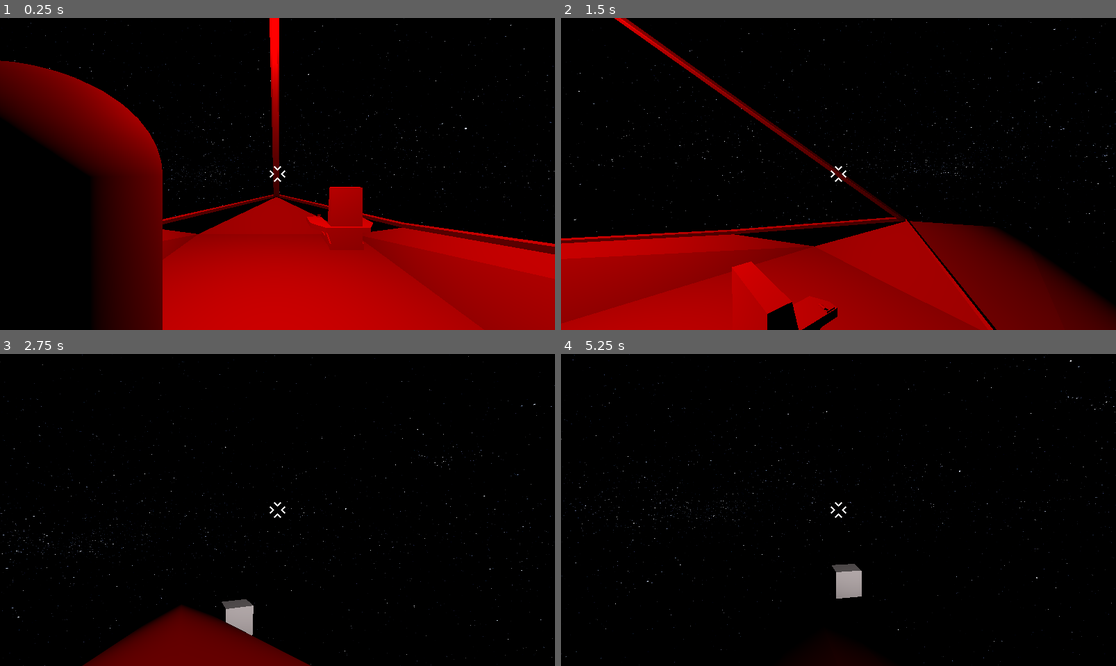
Above: before the commit, frames 1-4 (two rows, left to right).
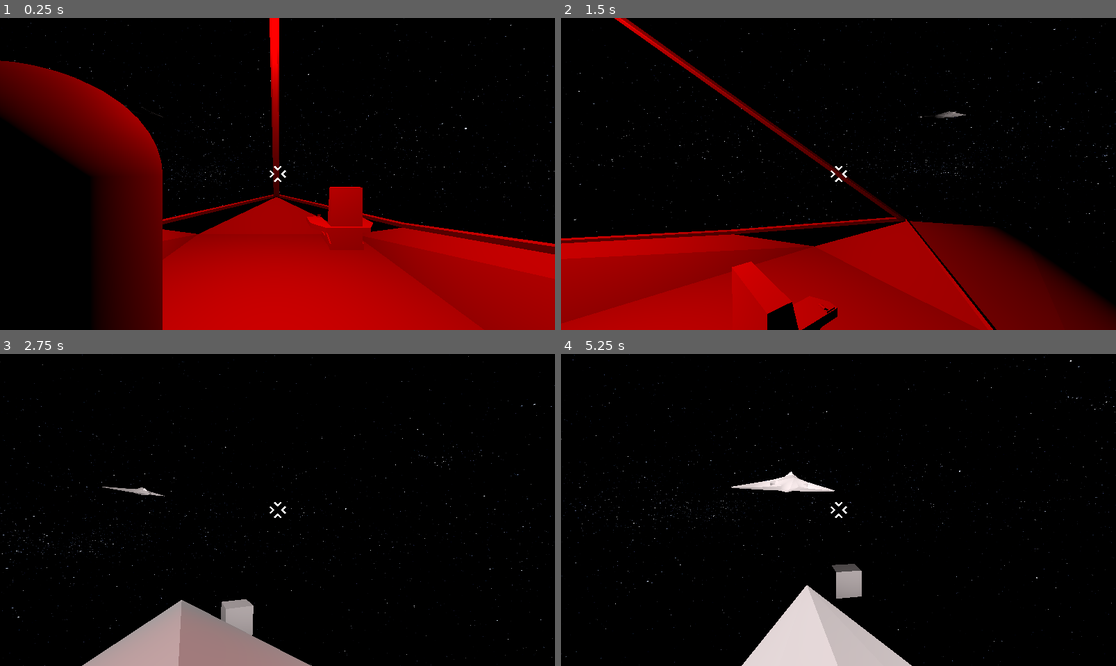
Above: after the commit, the same moments.

Repository: Greenwolf8/UntitledSpaceGame
Game: Godot game, scene res://Map.tscn
The game is run twice, just before and just after one commit, with the same random seed, the same clock (stepped at 60 frames per second) and the same inputs.
Inputs (mouse positions are in pixels of both pictures, inside the frame that each line leads up to):
- Up to frame 1 (0.25 s): no input
- Up to frame 2 (1.5 s): tap Enter at 0.5 s; move the mouse to (866, 174) at 0.52 s; hold C (camera_lock) 0.53-1.28 s; hold W (move_forward) from 0.53 s (still down); tap Space (jump) at 0.77 s; move the mouse to (810, 174) at 1.27 s; tap E (interact) at 1.35 s
- Up to frame 3 (2.75 s): keep holding W (move_forward); tap Space (jump) at 1.52 s; move the mouse to (288, 503) at 2.02 s; hold Shift (sprint) from 2.03 s (still down)
- Up to frame 4 (5.25 s): keep holding W (move_forward); move the mouse to (832, 516) at 2.77 s; release Shift (sprint) at 2.78 s; tap Alt at 2.85 s; tap Space (jump) at 3.02, 3.5, 3.77, 4.52 s; move the mouse to (877, 513) at 3.52 s; hold C (camera_lock) 3.53-4.28 s; move the mouse to (794, 506) at 4.27 s; tap E (interact) at 4.35 s; move the mouse to (844, 510) at 5.02 s; hold Shift (sprint) from 5.03 s (still down)

The runs differ from the first frame. In frame 1, less than 0.1% of the frame differs, in the area x 22-52%, y 27-53%; in frame 2, less than 0.1%; in frame 3, 4.7%, in the area x 14-57%, y 42-100%; in frame 4, 4.5%.

Commit message:
feat: Add ai ship that flies around
Added an AI ship that flies towards the player's ship and dodges the player ship right before hitting it

Diff:
--- /dev/null
+++ b/AI_Ship.tscn
@@ -0,0 +1,46 @@
+[gd_scene load_steps=3 format=3 uid="uid://db8ho13mf013k"]
+
+[ext_resource type="Script" uid="uid://dchqc2wuhpd8b" path="res://ai_ship.gd" id="1_0jbod"]
+[ext_resource type="PackedScene" uid="uid://caf4dxmt3a5uf" path="res://AVRO.VULCAN_GAME.fbx" id="2_pnxum"]
+
+[node name="Node3D" type="Node3D" groups=["player_ship"]]
+
+[node name="AI_Ship" type="CharacterBody3D" parent="." groups=["player_ship"]]
+script = ExtResource("1_0jbod")
+
+[node name="AVRO_VULCAN_GAME" parent="AI_Ship" instance=ExtResource("2_pnxum")]
+physics_interpolation_mode = 1
+transform = Transform3D(1.1924881e-08, 0, -1, 0, 1, 0, 1, 0, 1.1924881e-08, 0, 0, 0.023462296)
+
+[node name="SpotLight3D" type="SpotLight3D" parent="AI_Ship"]
+transform = Transform3D(1, 0, 5.6101932e-08, 0, 1, 0, -5.6101932e-08, 0, 1, -38.466537, 1.2, 64.63346)
+light_color = Color(1, 0.94588345, 0.94768494, 1)
+light_energy = 250.0
+spot_range = 2000.0
+spot_angle = 20.0
+spot_angle_attenuation = 0.43527067
+
+[node name="SpotLight3D2" type="SpotLight3D" parent="AI_Ship"]
+transform = Transform3D(1, 0, 5.6101932e-08, 0, 1, 0, -5.6101932e-08, 0, 1, 38.519066, 1.2, 64.642746)
+light_color = Color(1, 0.94509804, 0.9490196, 1)
+light_energy = 250.0
+spot_range = 2000.0
+spot_angle = 20.0
+spot_angle_attenuation = 0.43527508
+
+[node name="OmniLight3D2" type="OmniLight3D" parent="AI_Ship"]
+transform = Transform3D(1.2390542e-08, 0, -1, 0, 1, 0, 1, 0, 1.2390542e-08, 38.513466, 2, 64.02346)
+light_color = Color(1, 0.94509804, 0.9490196, 1)
+omni_range = 50.0
+
+[node name="OmniLight3D3" type="OmniLight3D" parent="AI_Ship"]
+transform = Transform3D(1.2390542e-08, 0, -1, 0, 1, 0, 1, 0, 1.2390542e-08, -38.466537, 2, 64.02346)
+light_color = Color(1, 0.94509804, 0.9490196, 1)
+omni_range = 50.0
+
+[node name="OmniLight3D" type="OmniLight3D" parent="AI_Ship"]
+unique_name_in_owner = true
+transform = Transform3D(1.2390542e-08, 0, -1, 0, 1, 0, 1, 0, 1.2390542e-08, -0.13253804, 7.968589, 22.54504)
+light_color = Color(1, 0.90015465, 0.88309574, 1)
+light_energy = 2.0
+omni_range = 15.0
--- a/Map.tscn
+++ b/Map.tscn
@@ -1,7 +1,8 @@
-[gd_scene load_steps=7 format=3 uid="uid://dmoq30qvu54ax"]
+[gd_scene load_steps=8 format=3 uid="uid://dmoq30qvu54ax"]
 
 [ext_resource type="Texture2D" uid="uid://bs43kg410obus" path="res://Solarsystemscope_texture_8k_stars.jpg" id="2_3h1ab"]
 [ext_resource type="PackedScene" uid="uid://b3ovqfvf46vnf" path="res://Ship.tscn" id="2_3vi7k"]
+[ext_resource type="PackedScene" uid="uid://db8ho13mf013k" path="res://AI_Ship.tscn" id="3_3h1ab"]
 
 [sub_resource type="BoxMesh" id="BoxMesh_y35xu"]
 
@@ -44,3 +45,6 @@
 
 [node name="WorldEnvironment" type="WorldEnvironment" parent="."]
 environment = SubResource("Environment_8qak7")
+
+[node name="Node3D" parent="." instance=ExtResource("3_3h1ab")]
+transform = Transform3D(-4.371139e-08, 0, 1, 0, 1, 0, -1, 0, -4.371139e-08, -366.891, 100, 200)
--- a/Ship.tscn
+++ b/Ship.tscn
@@ -25,7 +25,7 @@
 [node name="Avro Vulcan" type="Node3D"]
 transform = Transform3D(1, 0, 0, 0, 1, 0, 0, 0, 1, -45.41161, -2.0379658, 0)
 
-[node name="Ship" type="RigidBody3D" parent="."]
+[node name="Ship" type="RigidBody3D" parent="." groups=["player_ship"]]
 unique_name_in_owner = true
 collision_layer = 2
 collision_mask = 4
@@ -133,9 +133,9 @@
 anchor_top = 0.5
 anchor_right = 0.5
 anchor_bottom = 0.5
-offset_left = -30.0
+offset_left = -28.0
 offset_top = -30.0
-offset_right = 30.0
+offset_right = 32.0
 offset_bottom = 30.0
 grow_horizontal = 2
 grow_vertical = 2
--- /dev/null
+++ b/ai_ship.gd
@@ -0,0 +1,33 @@
+extends CharacterBody3D
+
+@export var speed := 80
+@export var rotation_speed := 1
+@onready var player : RigidBody3D
+
+enum State { PATROL, CHASE, ATTACK}
+var current_state = State.CHASE
+var player_position := Vector3.ZERO
+
+func _ready() -> void:
+	player = get_tree().get_first_node_in_group("player_ship") as RigidBody3D
+
+func _physics_process(delta):
+	var target_position = Vector3.ZERO
+	if player:
+		player_position = player.global_position
+	match current_state:
+		State.PATROL:
+			target_position = Vector3(250,200,400)
+		State.CHASE:
+			target_position = player_position
+
+
+	if global_position.distance_to(target_position) > 100:
+		var target_transform = global_transform.looking_at(target_position, Vector3.UP)
+		global_transform = global_transform.interpolate_with(target_transform, rotation_speed * delta)
+	else:
+		var target_transform = global_transform.looking_at(target_position + (player.global_transform.basis.y * 200), Vector3.UP)
+		global_transform = global_transform.interpolate_with(target_transform, rotation_speed * delta)
+
+	velocity = -global_transform.basis.z.normalized() * speed
+	move_and_slide()
--- a/project.godot
+++ b/project.godot
@@ -23,6 +23,10 @@
 [editor_plugins]
 
 enabled=PackedStringArray("res://addons/godot_super-wakatime/plugin.cfg")
+
+[global_group]
+
+player_ship=""
 
 [input]
 
Not shown, added: ai_ship.gd.uid
